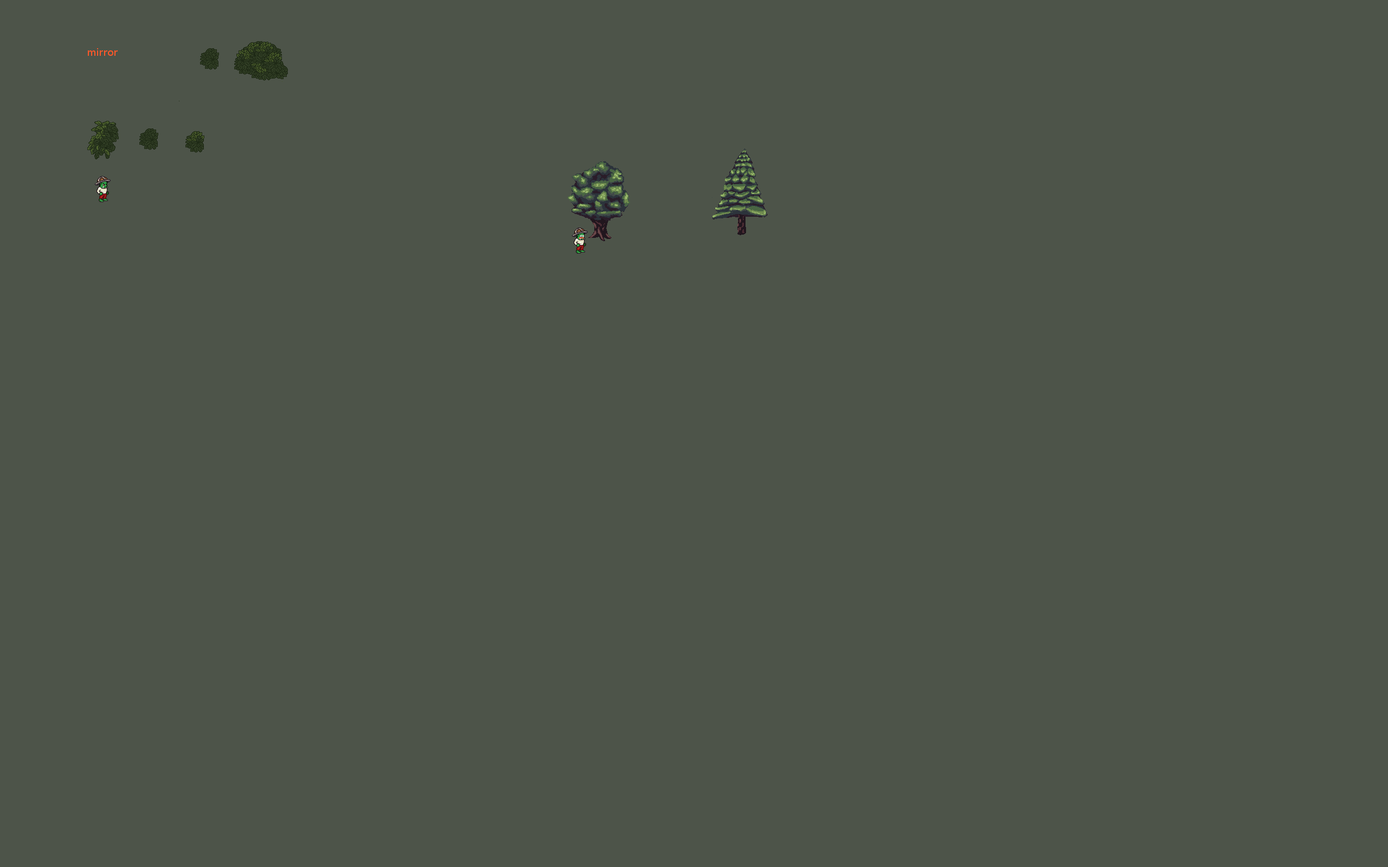
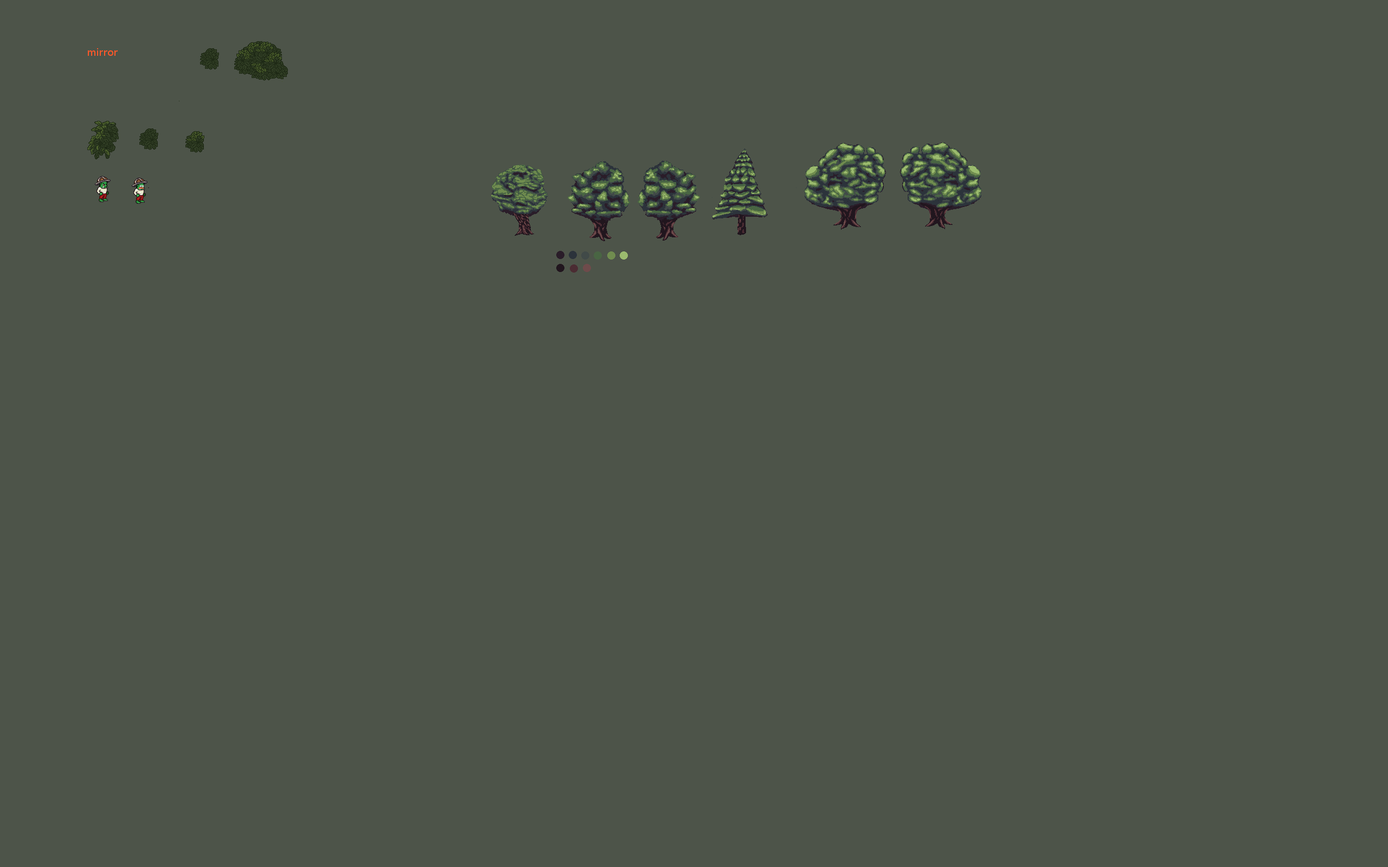
Layered file, before and after one edit (w=1388, h=867). Changes by layer:
painted on "Background" over 131, 142, 982, 273
